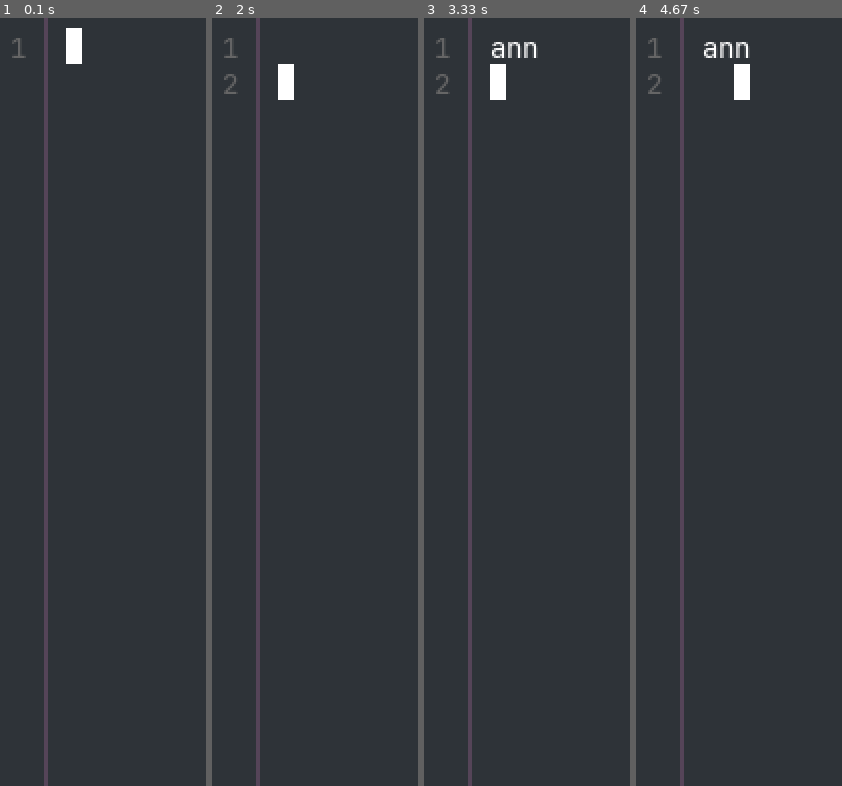
Above: before the commit, frames 1-4 (left to right).
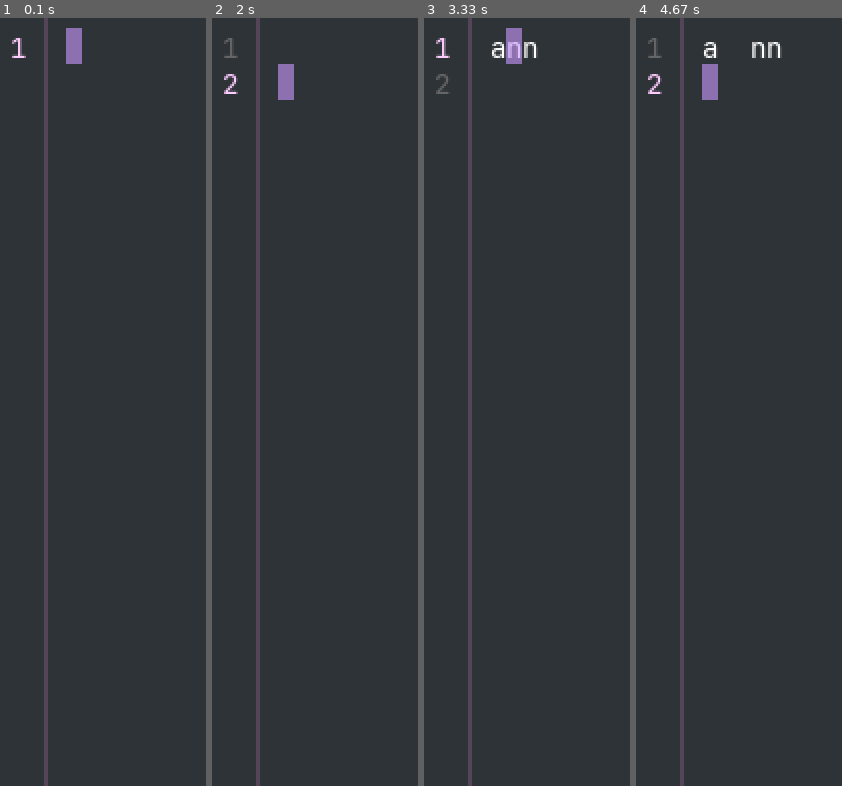
Above: after the commit, the same moments.

Repository: mothratomic-dev/mothEdit
Game: LÖVE game, started from main.lua
Same seed, same stepped clock (60 frames per second), same inputs: the game is played once before the commit and once after it.
Inputs (mouse positions are in pixels of both pictures, inside the frame that each line leads up to):
- Up to frame 1 (0.1 s): no input
- Up to frame 2 (2 s): click (outside the picture) at 0.38 s; hold Right 0.67-1.13 s; tap Enter at 1.77 s
- Up to frame 3 (3.33 s): hold Backspace 2.1-2.57 s; hold Right 2.1-2.57 s; type "a" at 2.65 s; type "nn" at 2.75 s; tap Enter at 2.98 s; click "ann" at 3.25 s
- Up to frame 4 (4.67 s): hold Right 3.53-4 s; hold Left 4.08-4.62 s; tap Space at 4.15, 4.45 s; hold Down from 4.65 s (still down)

The runs differ from the first frame. In frame 1, 0.4% of the frame differs, in the area x 5-40%, y 1-6%; in frame 2, 0.5%; in frame 3, 0.8%; in frame 4, 1.2%, in the area x 5-71%, y 3-11%.

Commit message:
Add files via upload

Diff:
--- a/main.lua
+++ b/main.lua
@@ -1,24 +1,28 @@
+-- mothratomic - moth edit lua - love2d ------------------------------------ --
+-- ------------------------------------------------------------------------- --
 -- main -------------------------------------------------------------------- --
 local utf8 = require("utf8")
 --
 -- settings -------------------------------------------------------------------
-bgColor             = {0.18, 0.20, 0.22} -- background color
+-- background
+bgColor                 = {0.18, 0.20, 0.22}    -- background color
 -- font
-fontColor           = {1, 1, 1, 1}       -- font color
-sizeFont            = 14                 -- font size
+fontColor               = {1, 1, 1, 1}          -- font color
+sizeFont                = 14                    -- font size
 -- cursor
-cursorColor         = {1, 1, 1, 1}       -- cursor color
+cursorColor             = {0.8, 0.6, 1, 0.6}    -- cursor color
 -- text
-textPositionX       = 10                 -- margin > text position x
-textPositionY       = 5                  -- text position y
+textPositionX           = 10                    -- margin > text position x
+textPositionY           = 5                     -- text position y
+-- scroll
+scrollSpeed             = 1                     -- scroll speed /line
 -- margin
-lineNumberColor     = {0.4, 0.4, 0.4}    -- line number color
-marginColor         = {0.4, 0.3, 0.4}    -- margin color
-marginPositionX     = 10                 -- margin move position
-marginPositionFixe  = 30                 -- margin fixe position
-marginMove          = true               -- margin move true/false
--- scroll
-scrollSpeed         = 1                  -- scroll speed /line
+lineNumberColor         = {0.4, 0.4, 0.4}       -- line number color
+lineNumberActiveColor   = {1, 0.8, 1}           -- active line number color
+marginColor             = {0.4, 0.3, 0.4}       -- margin color
+marginPositionX         = 10                    -- margin move position
+marginPositionFixe      = 30                    -- margin fixe position
+marginMove              = true                  -- margin move true/false
 --
 -- load -----------------------------------------------------------------------
 function love.load()
@@ -34,38 +38,47 @@
     love.keyboard.setKeyRepeat(true) -- repeat key
 end
 --
+-- margin width ---------------------------------------------------------------
+function getMarginWidth()
+    if marginMove then
+        return mainFont:getWidth(tostring(#lines)) + 10
+    end
+
+    return marginPositionFixe
+end
+--
 -- scroll ---------------------------------------------------------------------
 function updateScroll()
+    -- vertical scroll
     local lineHeight   = mainFont:getHeight()
     local visibleLines = math.max(1, math.floor(
         (love.graphics.getHeight() - textPositionY) / lineHeight))
 
     if cursorLine <= scrollY then
-        scrollY = cursorLine - 1
+        scrollY    = cursorLine - 1
     end
 
     if cursorLine > scrollY + visibleLines then
-        scrollY = cursorLine - visibleLines
-    end
-
-    local marginWidth = marginPositionFixe
-
-    if marginMove then
-        marginWidth = mainFont:getWidth(tostring(#lines)) + 10
-    end
-
-    local textX     = marginPositionX + marginWidth + textPositionX
-    local charWidth = mainFont:getWidth("m")
-    local visibleColumns = math.max(1, math.floor(
-        (love.graphics.getWidth() - textX) / charWidth) - 1)
-
-    if cursorColumn <= scrollX then
-        scrollX = cursorColumn - 1
-    end
-
-    if cursorColumn > scrollX + visibleColumns then
-        scrollX = cursorColumn - visibleColumns
-    end
+        scrollY   = cursorLine - visibleLines
+    end
+    -- horizontal scroll
+    local marginWidth  = getMarginWidth()
+    local textX        = marginPositionX + marginWidth + textPositionX
+    local visibleWidth = love.graphics.getWidth() - textX
+
+    local line     = lines[cursorLine]
+    local position = utf8.offset(line, cursorColumn) or #line + 1
+    local cursorX  = mainFont:getWidth(line:sub(1, position - 1))
+
+    if cursorX  < scrollX then
+        scrollX = cursorX
+    end
+
+    if cursorX  + mainFont:getWidth("m") > scrollX + visibleWidth then
+        scrollX = cursorX + mainFont:getWidth("m") - visibleWidth
+    end
+
+    scrollX = math.max(0, scrollX)
 end
 -- resize ---------------------------------------------------------------------
 function love.resize()
@@ -78,6 +91,39 @@
     scrollY = math.max(0, math.min(scrollY, #lines - 1))
 end
 --
+-- mouse input ----------------------------------------------------------------
+function love.mousepressed(x, y, button)
+    if button ~= 1 then return end
+    local lineHeight = mainFont:getHeight()
+    local textX      = marginPositionX + getMarginWidth() + textPositionX
+
+    if x < textX then return end
+
+    -- line
+    cursorLine = math.floor((y - textPositionY) / lineHeight)
+        + scrollY + 1
+    cursorLine = math.max(1, math.min(cursorLine, #lines))
+
+    -- column
+    local line   = lines[cursorLine]
+    local mouseX = x - textX + scrollX
+
+    cursorColumn = 1
+
+    for i = 1, utf8.len(line) do
+        local position = utf8.offset(line, i + 1) or #line + 1
+        local width    = mainFont:getWidth(line:sub(1, position - 1))
+        local start    = utf8.offset(line, i)
+        local previousWidth = mainFont:getWidth(line:sub(1, start - 1))
+
+        if mouseX < (previousWidth + width) / 2 then
+            break
+        end
+        cursorColumn = i + 1
+    end
+
+    updateScroll()
+end
 -- text input -----------------------------------------------------------------
 function love.textinput(t)
     local line     = lines[cursorLine]
@@ -98,7 +144,7 @@
     if key == "f1" then
         love.window.setFullscreen(not love.window.getFullscreen())
     end
-
+    --
     -- up
     if key == "up" and cursorLine > 1 then
         cursorLine   = cursorLine - 1
@@ -116,16 +162,25 @@
     end
 
     -- left
-    if key == "left" and cursorColumn > 1 then
-        cursorColumn = cursorColumn - 1
+    if key == "left" then
+        if cursorColumn   > 1 then
+            cursorColumn  = cursorColumn - 1
+        elseif cursorLine > 1 then
+            cursorLine    = cursorLine - 1
+            cursorColumn  = utf8.len(lines[cursorLine]) + 1
+        end
     end
 
     -- right
-    if key == "right" and
-        cursorColumn <= utf8.len(lines[cursorLine]) then
-            cursorColumn = cursorColumn + 1
-    end
-
+    if key == "right" then
+        if cursorColumn  <= utf8.len(lines[cursorLine]) then
+            cursorColumn  = cursorColumn + 1
+        elseif cursorLine < #lines then
+            cursorLine    = cursorLine + 1
+            cursorColumn  = 1
+        end
+    end
+    --
     -- return
     if key == "return" then
         local line     = lines[cursorLine]
@@ -145,14 +200,14 @@
     if key == "backspace" then
         local line = lines[cursorLine]
 
-        if cursorColumn > 1 then
+        if cursorColumn  > 1 then
             local start  = utf8.offset(line, cursorColumn - 1)
             local finish = utf8.offset(line, cursorColumn) or #line + 1
 
             lines[cursorLine] = line:sub(1, start - 1) .. line:sub(finish)
             cursorColumn      = cursorColumn - 1
 
-        elseif cursorLine > 1 then
+        elseif cursorLine  > 1 then
             local previous = lines[cursorLine - 1]
 
             cursorColumn          = utf8.len(previous) + 1
@@ -180,70 +235,69 @@
 --
 -- draw -----------------------------------------------------------------------
 function love.draw()
+    -- setup
     love.graphics.setBackgroundColor(bgColor)
     love.graphics.setFont(mainFont)
-    love.graphics.setColor(fontColor)
-
-    -- margin position
-    local marginWidth = marginPositionFixe
-    if marginMove then
-        marginWidth   = mainFont:getWidth(tostring(#lines)) + 10
-    end
-
-    local textX = marginPositionX + marginWidth + textPositionX
-    local scrollOffsetX = scrollX * mainFont:getWidth("m")
+
+    local marginWidth = getMarginWidth()
+    local textX       = marginPositionX + marginWidth + textPositionX
+    local lineHeight  = mainFont:getHeight()
+
+    local firstLine = scrollY + 1
+    local lastLine  = math.min(#lines,
+        scrollY + math.ceil(
+            (love.graphics.getHeight() - textPositionY) / lineHeight))
 
     -- margin
     love.graphics.setColor(marginColor)
     love.graphics.line(
         marginPositionX + marginWidth, 0,
         marginPositionX + marginWidth, love.graphics.getHeight())
-    --
-    -- text draw
-    local lineHeight = mainFont:getHeight()
-    local firstLine  = scrollY + 1
-    local lastLine   = math.min(#lines,
-        scrollY + math.ceil((
-            love.graphics.getHeight() - textPositionY) / lineHeight))
-    --
-    -- line numbers
+
     for i = firstLine, lastLine do
         local y = textPositionY + (i - 1 - scrollY) * lineHeight
 
-        love.graphics.setColor(lineNumberColor)
+        if i == cursorLine then
+            love.graphics.setColor(lineNumberActiveColor)
+        else
+            love.graphics.setColor(lineNumberColor)
+        end
+
         local lineNumber  = tostring(i)
-        local lineNumberX = marginPositionX +
-            marginWidth - 10 - mainFont:getWidth(lineNumber)
+        local lineNumberX = marginPositionX
+            + marginWidth - 10 - mainFont:getWidth(lineNumber)
 
         love.graphics.print(lineNumber, lineNumberX, y)
     end
-    -- text clipping
-    love.graphics.setScissor(textX, 0, math.max(0,
-        love.graphics.getWidth() - textX), love.graphics.getHeight())
-
-    -- text draw
+
+    -- text
+    love.graphics.setScissor(
+        textX, 0,
+        math.max(0, love.graphics.getWidth() - textX),
+        love.graphics.getHeight())
+
     for i = firstLine, lastLine do
         local y = textPositionY + (i - 1 - scrollY) * lineHeight
 
         love.graphics.setColor(fontColor)
-        love.graphics.print(lines[i], textX - scrollOffsetX, y)
-    end
-
-    -- cursor position x
+        love.graphics.print(lines[i], textX - scrollX, y)
+    end
+
+    -- cursor
     local line     = lines[cursorLine]
     local position = utf8.offset(line, cursorColumn) or #line + 1
-    local cursorX  = textX - scrollOffsetX
+
+    local cursorX  = textX - scrollX
         + mainFont:getWidth(line:sub(1, position - 1))
 
-    -- cursor position y
-    local cursorY  = textPositionY + (
-        cursorLine - 1 - scrollY) * mainFont:getHeight()
-
-    -- cursor draw
+    local cursorY  = textPositionY
+        + (cursorLine - 1 - scrollY) * lineHeight
+
     love.graphics.setColor(cursorColor)
-    love.graphics.rectangle("fill", cursorX, cursorY,
-    mainFont:getWidth("m"), mainFont:getHeight())
-
+    love.graphics.rectangle(
+        "fill", cursorX, cursorY,
+        mainFont:getWidth("m"), lineHeight)
+
+    -- cleanup
     love.graphics.setScissor()
---
-end
+end
